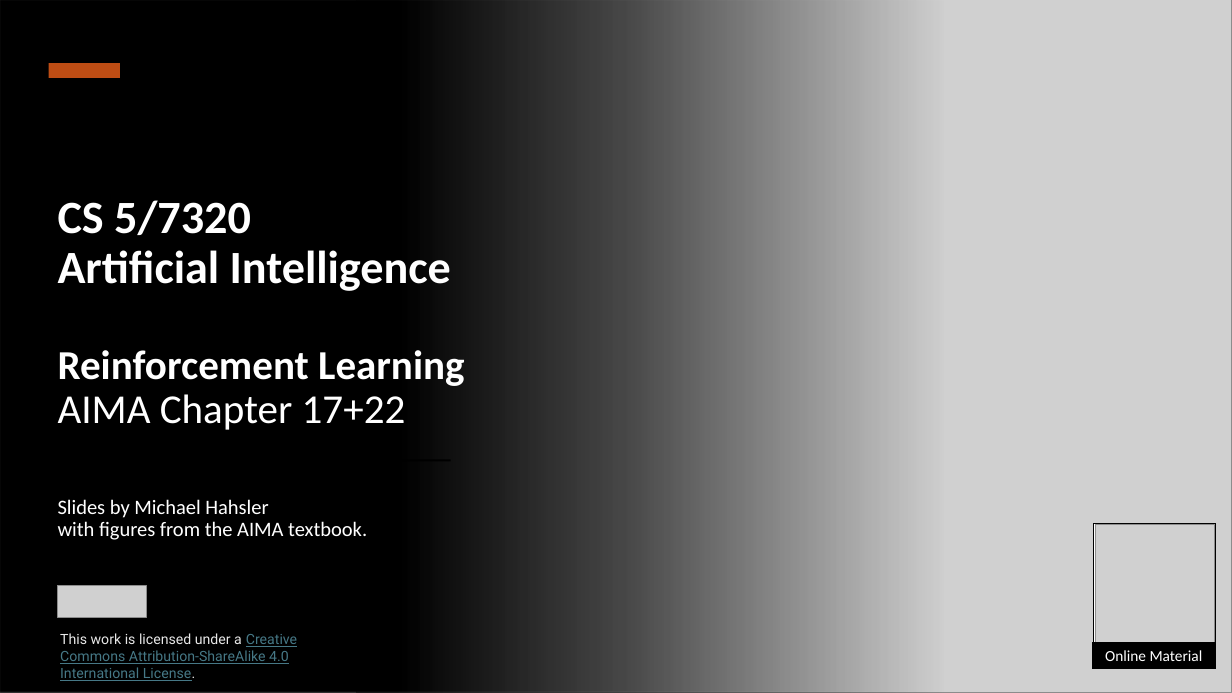
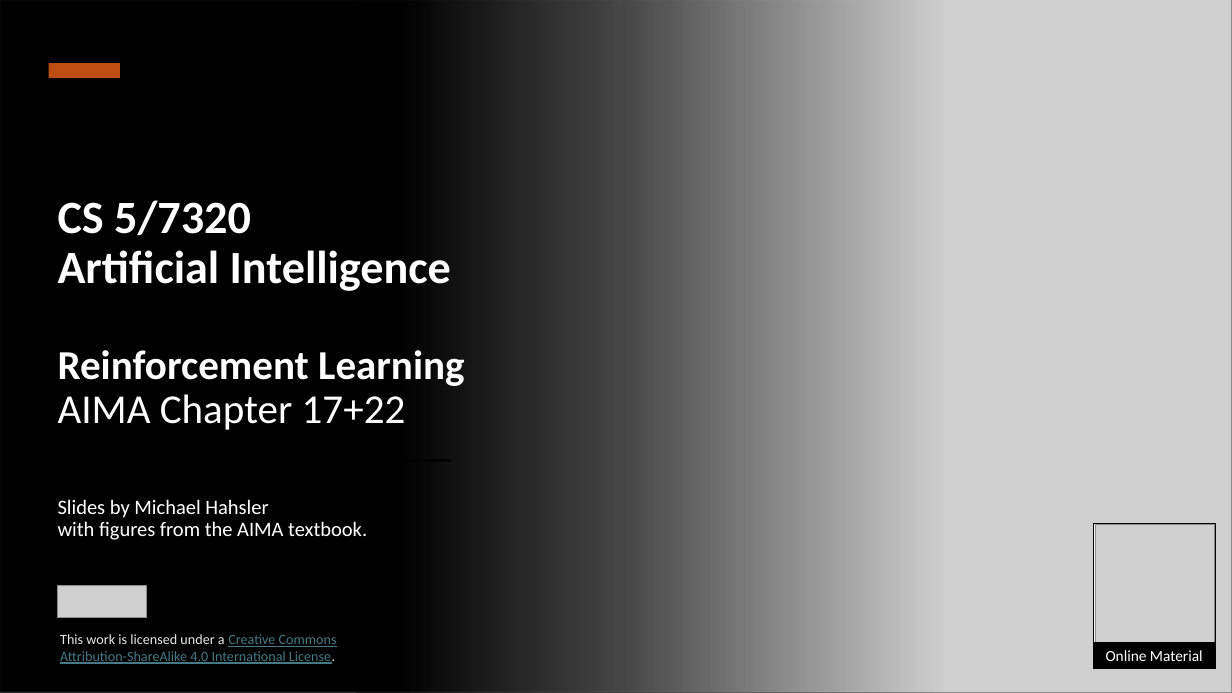
Before and after one commit to mhahsler/CS7320-AI, a slide deck: slide 1 of slides/22_Reinforcement_Learning.pptx. Drawn at 1232x693 pixels with LibreOffice and Linux fonts; fonts in the diff are those of the drawing; grey boxes stand for pictures. Boxes give left, top, right and bottom in pixels: in the first picture for what was removed or moved away, otherwise in the second. Text is boxed around its words. In the diff, an @@ line names an element or a change of style, - is before the commit and + after.

```diff
--- a/slides/22_Reinforcement_Learning.pptx
+++ b/slides/22_Reinforcement_Learning.pptx
@@ text "This work is licensed under ..." at box(60, 634, 337, 664): font Roboto to Calibri @@
```
Also in this commit, not shown: 14 other slides changed, 1 other file.
